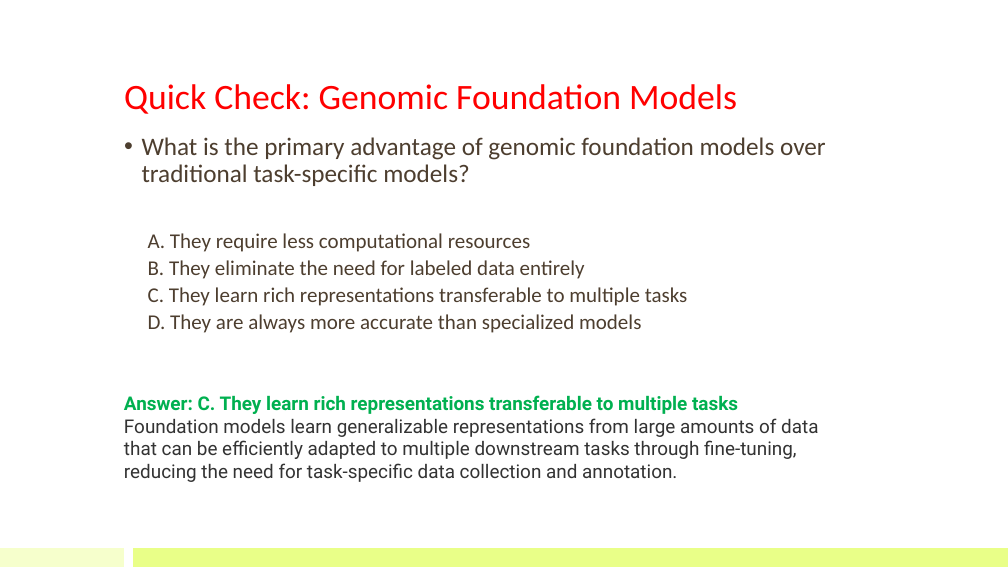
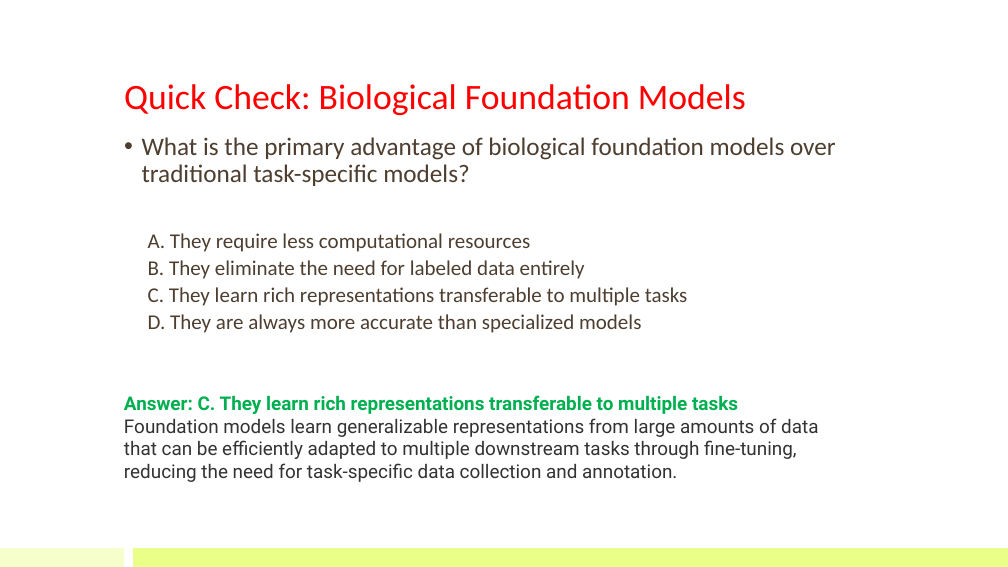
Before and after one commit to bioinfo-kaust/gfm-workshop, a slide deck: slide 15 of lecture_slides/1.day1_before_lunch/lecture_1a_intro_gfm.pptx. Drawn at 1008x567 pixels with LibreOffice and Linux fonts; fonts in the diff are those of the drawing. Boxes give left, top, right and bottom in pixels: in the first picture for what was removed or moved away, otherwise in the second. Text is boxed around its words. In the diff, an @@ line names an element or a change of style, - is before the commit and + after.

```diff
--- a/lecture_slides/1.day1_before_lunch/lecture_1a_intro_gfm.pptx
+++ b/lecture_slides/1.day1_before_lunch/lecture_1a_intro_gfm.pptx
@@ title at (124, 84, 746, 115): text changed @@
-Quick Check: Genomic Foundation Models
+Quick Check: Biological Foundation Models
@@ text at (142, 137, 836, 186): text changed @@
-• What is the primary advantage of genomic foundation models over traditional task-specific models?
+• What is the primary advantage of biological foundation models over traditional task-specific models?
```
Also in this commit, not shown: 12 other slides changed, 2 other files.
